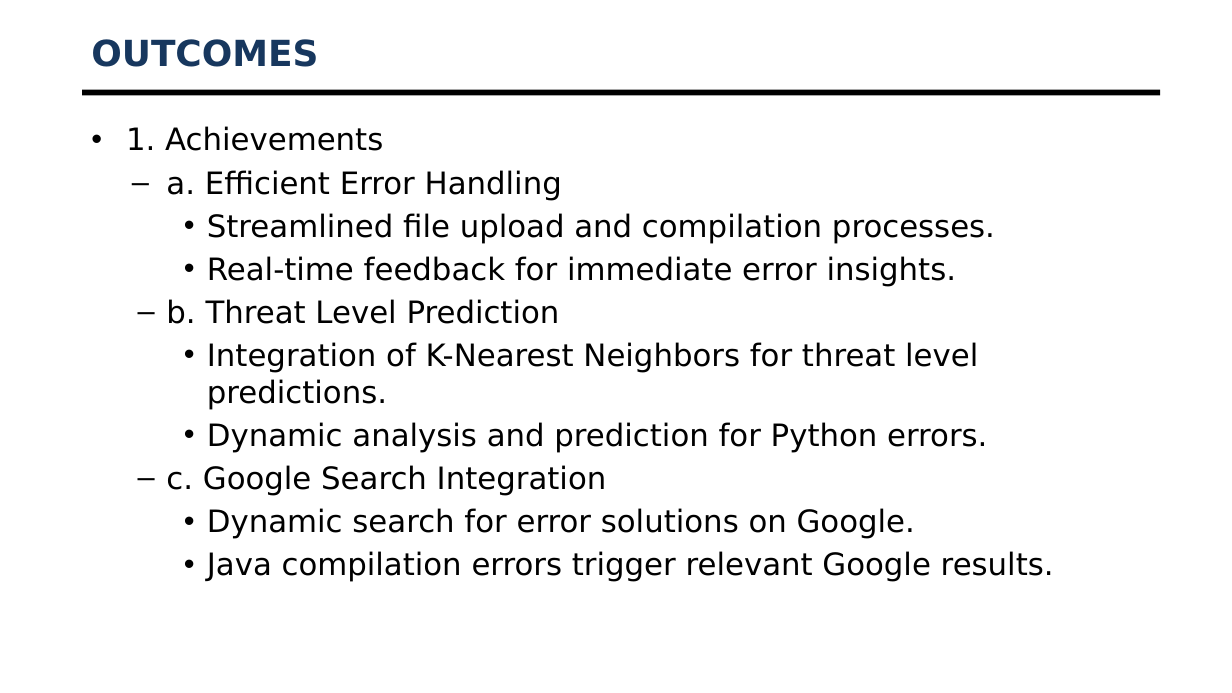
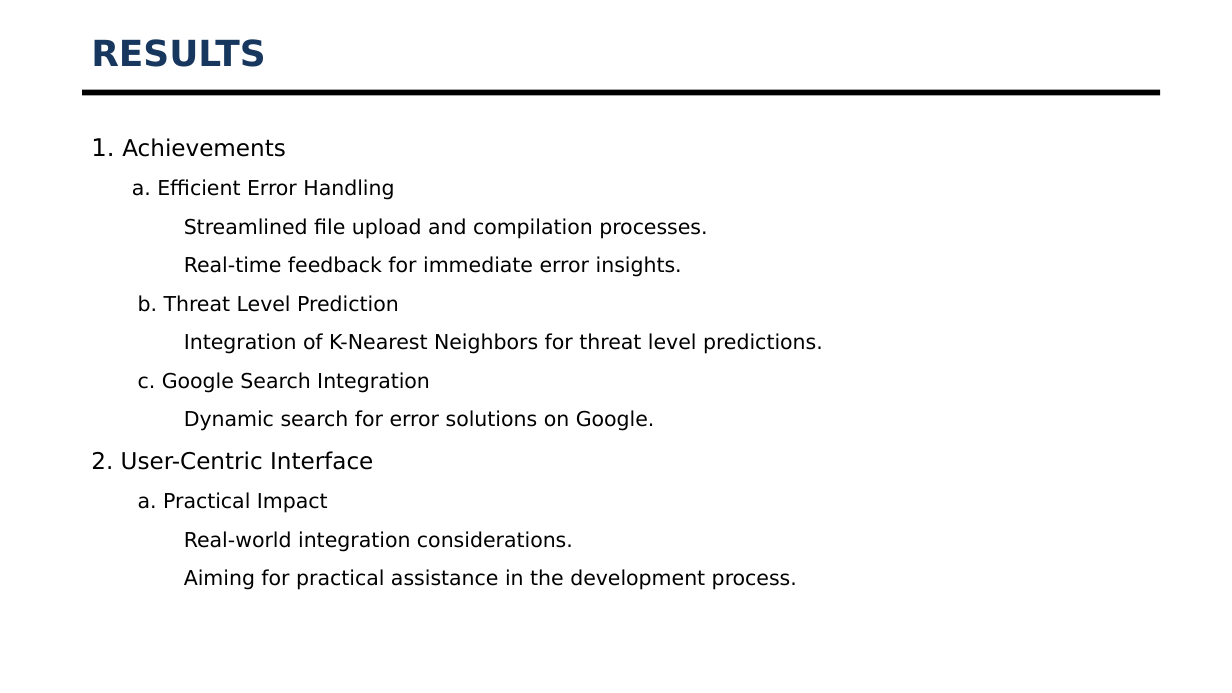
Before and after one commit to KiranspaceLDR/AI-Server-Log-Mangement-Software, a slide deck: slide 24 of Documentation/20201CEI0161_Final_Presentation.pptx (slide 25 before the commit). Drawn at 1232x693 pixels with LibreOffice and Linux fonts; fonts in the diff are those of the drawing; background and template pictures are left out. Boxes give left, top, right and bottom in pixels: in the first picture for what was removed or moved away, otherwise in the second. Text is boxed around its words. In the diff, an @@ line names an element or a change of style, - is before the commit and + after.

```diff
--- a/Documentation/20201CEI0161_Final_Presentation.pptx
+++ b/Documentation/20201CEI0161_Final_Presentation.pptx
@@ title at <box>91,39,265,67</box>: text changed @@
-OUTCOMES
+RESULTS
@@ text at <box>91,138,823,431</box>: size 24 to 19 pt in "1."; size 24 to 18 pt in "Achievements"; size 24 to 16 pt in "a. Efficient Error Handling", "Streamlined file upload and compilation processes.", "Real-time feedback for immediate error insights.", "b. Threat Level Prediction" and 3 more places; bullet • to none; line spacing 1 to 1.4; less space between paragraphs; bullet – to none @@
@@ text at <box>207,422,987,453</box>: paragraph removed @@
-    • Dynamic analysis and prediction for Python errors.
@@ text at <box>91,451,797,590</box>: text changed; size 24 to 16 pt @@
-    • Java compilation errors trigger relevant Google results.
+2. User-Centric Interface
+  a. Practical Impact
+    Real-world integration considerations.
+    Aiming for practical assistance in the development process.
```
Also in this commit, not shown: 21 other slides changed, 4 slides removed, 4 other files.
